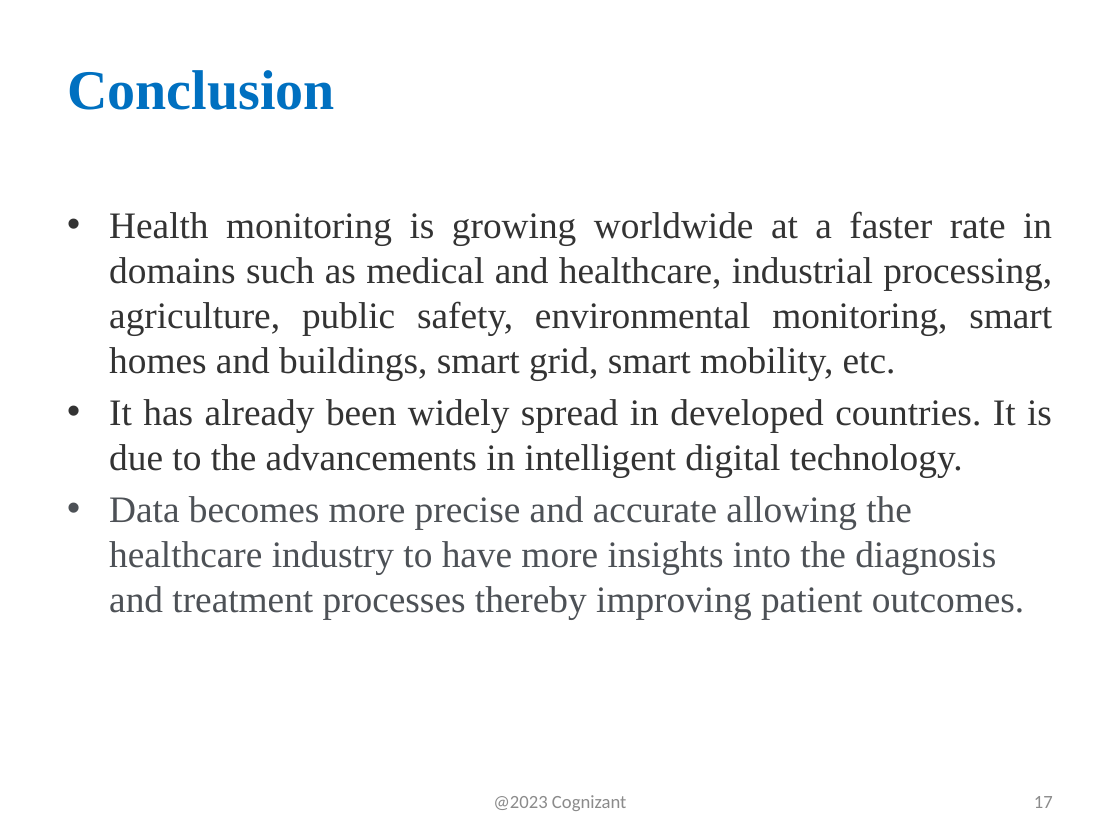
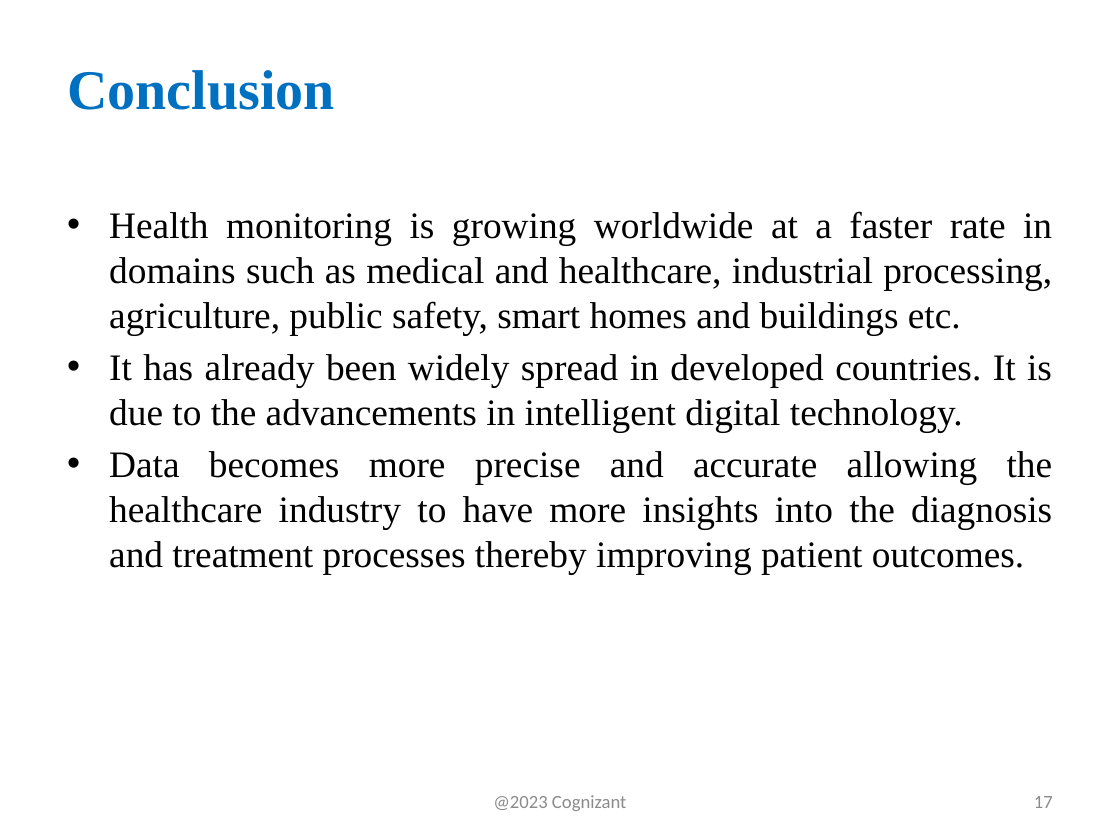
Before and after one commit to Poojavishv/PatientHealthMonitoringPortal, a slide deck: slide 17 of Patient Health Monitoring Portal.pptx. Drawn at 1120x840 pixels with LibreOffice and Linux fonts; fonts in the diff are those of the drawing. Boxes give left, top, right and bottom in pixels: in the first picture for what was removed or moved away, otherwise in the second. Text is boxed around its words. In the diff, an @@ line names an element or a change of style, - is before the commit and + after.

```diff
--- a/Patient Health Monitoring Portal.pptx
+++ b/Patient Health Monitoring Portal.pptx
@@ text at bbox=[109, 211, 1052, 335]: text changed; text colour #333333 to #000000 @@
-• Health monitoring is growing worldwide at a faster rate in domains such as medical and healthcare, industrial processing, agriculture, public safety, environmental monitoring, smart homes and buildings, smart grid, smart mobility, etc.
+• Health monitoring is growing worldwide at a faster rate in domains such as medical and healthcare, industrial processing, agriculture, public safety, smart homes and buildings etc.
@@ text at bbox=[109, 354, 1053, 574]: text colour #333333 to #000000 in "It has already been widely spread in ..."; text colour #4D5156 to #000000 in "Data becomes more precise and accurate allowing ..."; alignment left to justified @@
```
Also in this commit, not shown: 5 other slides changed.
